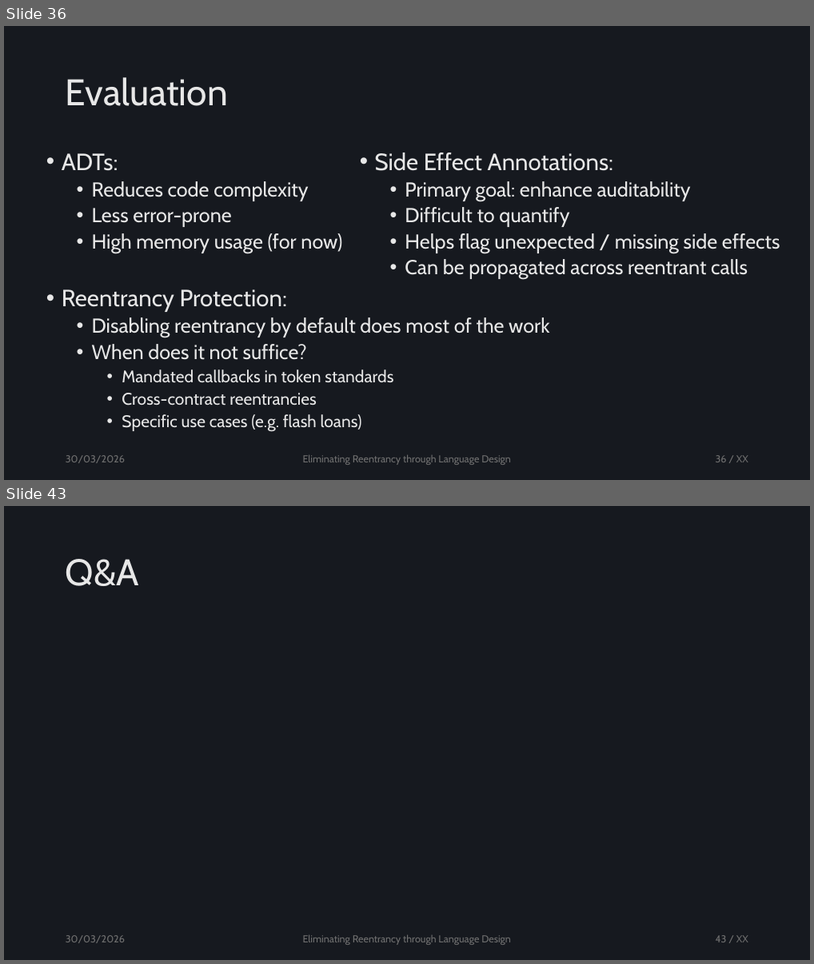
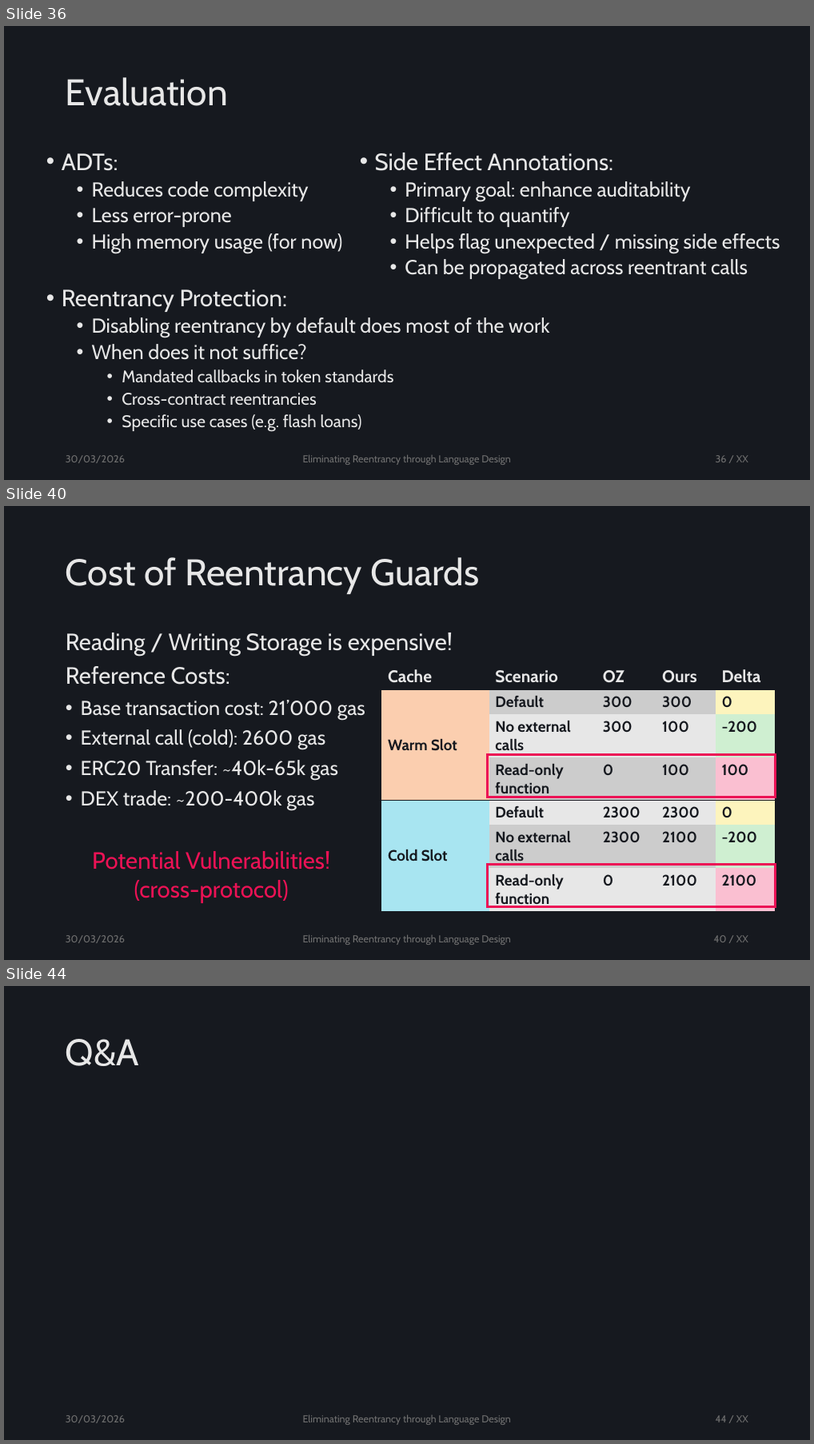
Before and after one commit to tzann/thesis, a slide deck: doc/presentation/Thesis.pptx. Shown one above the other, each under a label of ours: slides 36 and 43 before the commit, slides 36, 40 and 44 after it; the slides between them are not shown. The pictures are 814x964 and 814x1444 pixels, drawn with LibreOffice and Linux fonts; fonts in the diff are those of the drawing. Boxes give left, top, right and bottom in pixels: in the first picture for what was removed or moved away, otherwise in the second. Text is boxed around its words. In the diff, an @@ line names an element or a change of style, - is before the commit and + after.

```diff
--- a/doc/presentation/Thesis.pptx
+++ b/doc/presentation/Thesis.pptx
@@ slide 40 added at [4,506,810,960], background #16191F @@
@@ title added at [66,557,480,594], 44 pt, text #E7E7E7 @@
+Cost of Reentrancy Guards
@@ text added at [66,632,453,810], 24 pt, text #E7E7E7 @@
+Reading / Writing Storage is expensive!
+Reference Costs:
+• Base transaction cost: 21’000 gas
+• External call (cold): 2600 gas
+• ERC20 Transfer: ~40k-65k gas
+• DEX trade: ~200-400k gas
@@ table added at [382,664,775,911], 7 rows, 5 columns @@
+Cache | Scenario | OZ | Ours | Delta
+Warm Slot | Default | 300 | 300 | 0
+ | No external calls | 300 | 100 | -200
+ | Read-only function | 0 | 100 | 100
+Cold Slot | Default | 2300 | 2300 | 0
+ | No external calls | 2300 | 2100 | -200
+ | Read-only function | 0 | 2100 | 2100
@@ rectangle added at [488,755,776,797], outline #EC1255 3 pt @@
@@ text added at [92,851,330,903], 28 pt, text #EC1255 @@
+Potential Vulnerabilities!
+(cross-protocol)
@@ rectangle added at [488,864,776,907], outline #EC1255 3 pt @@
@@ text added at [66,935,125,943], 12 pt, text #707070 @@
+30/03/2026
@@ text added at [303,935,511,944], 12 pt, text #707070 @@
+Eliminating Reentrancy through Language Design
@@ page number added at [714,935,749,942], 12 pt, text #707070 @@
+40 / XX
@@ what was slide 43 is now slide 44 @@
@@ page number at [716,1415,749,1422]: text changed @@
-43 / XX
+44 / XX
```
Also in this commit, not shown: 4 slides changed, 1 other slide added, 1 slide removed, 6 other files.
